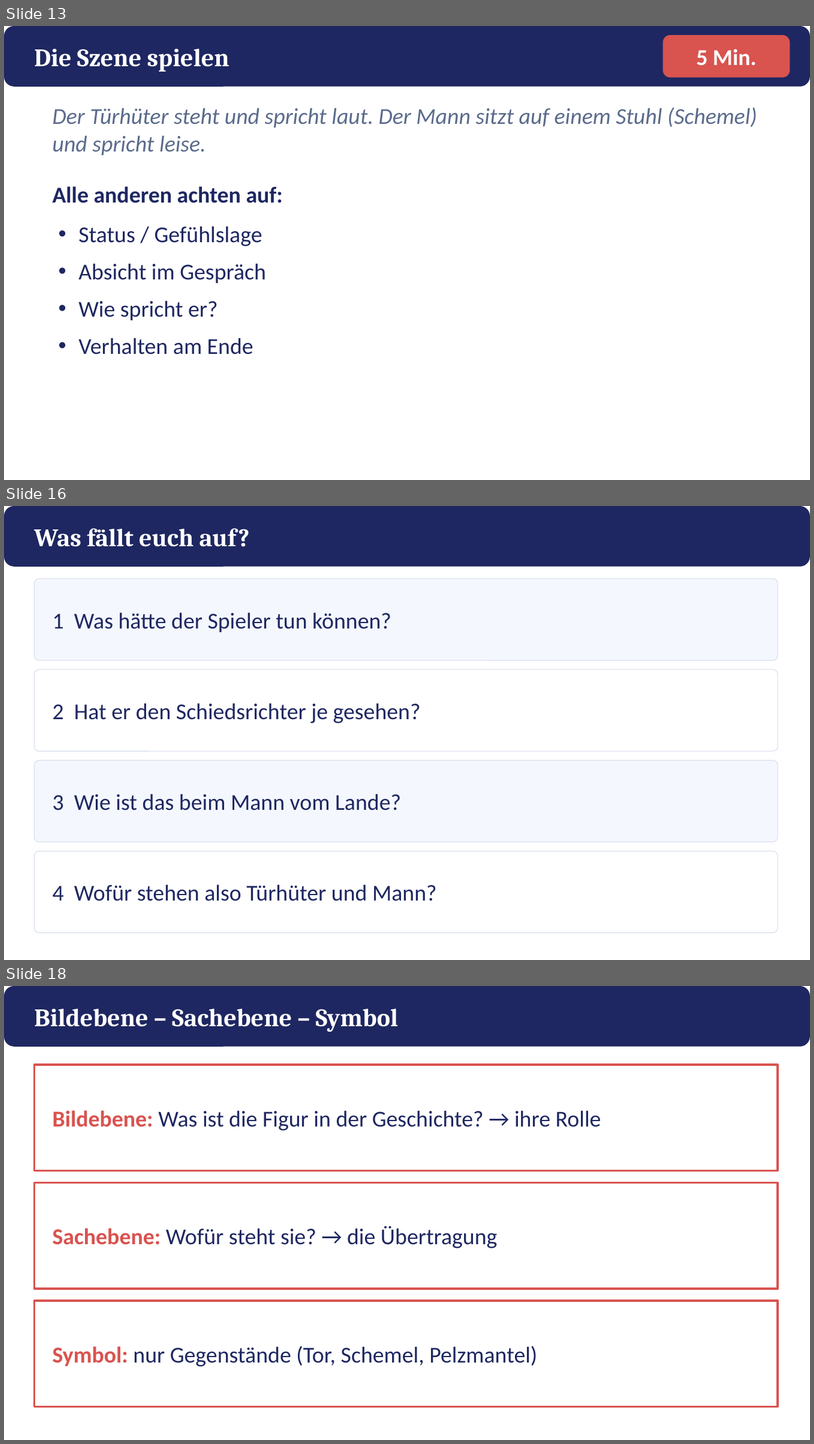
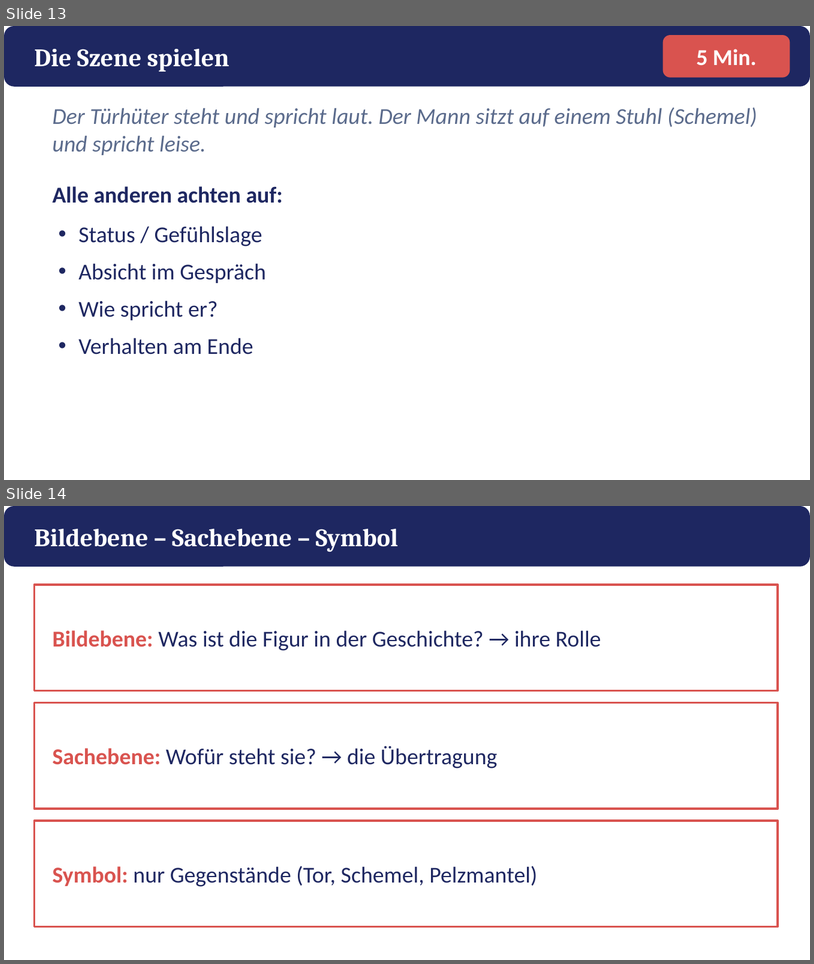
Before and after one commit to golzkonstantin-gif/Schule, a slide deck: Deutsch_11/Kafka_Vor_dem_Gesetz/Macht_Ohnmacht/Praesentation_Macht_Ohnmacht.pptx. Shown one above the other, each under a label of ours: slides 13, 16 and 18 before the commit, slides 13 and 14 after it; the slides between them are not shown. The pictures are 814x1444 and 814x964 pixels, drawn with LibreOffice and Linux fonts; fonts in the diff are those of the drawing. Boxes give left, top, right and bottom in pixels: in the first picture for what was removed or moved away, otherwise in the second. Text is boxed around its words. In the diff, an @@ line names an element or a change of style, - is before the commit and + after.

```diff
--- a/Deutsch_11/Kafka_Vor_dem_Gesetz/Macht_Ohnmacht/Praesentation_Macht_Ohnmacht.pptx
+++ b/Deutsch_11/Kafka_Vor_dem_Gesetz/Macht_Ohnmacht/Praesentation_Macht_Ohnmacht.pptx
@@ slide 16 removed at (x1=4, y1=506, x2=810, y2=960), background #FFFFFF @@
@@ rounded rectangle removed at (x1=4, y1=506, x2=810, y2=567) @@
@@ text removed at (x1=34, y1=528, x2=250, y2=547) @@
-Was fällt euch auf?
@@ rounded rectangle removed at (x1=34, y1=579, x2=779, y2=660) @@
@@ text removed at (x1=53, y1=612, x2=392, y2=632) @@
-1 Was hätte der Spieler tun können?
@@ rounded rectangle removed at (x1=34, y1=669, x2=779, y2=751) @@
@@ text removed at (x1=53, y1=703, x2=421, y2=723) @@
-2 Hat er den Schiedsrichter je gesehen?
@@ rounded rectangle removed at (x1=34, y1=760, x2=779, y2=842) @@
@@ text removed at (x1=53, y1=793, x2=401, y2=810) @@
-3 Wie ist das beim Mann vom Lande?
@@ rounded rectangle removed at (x1=34, y1=851, x2=779, y2=933) @@
@@ text removed at (x1=53, y1=884, x2=437, y2=901) @@
-4 Wofür stehen also Türhüter und Mann?
@@ what was slide 18 is now slide 14 @@
```
Also in this commit, not shown: 3 other slides removed, 6 other files.
